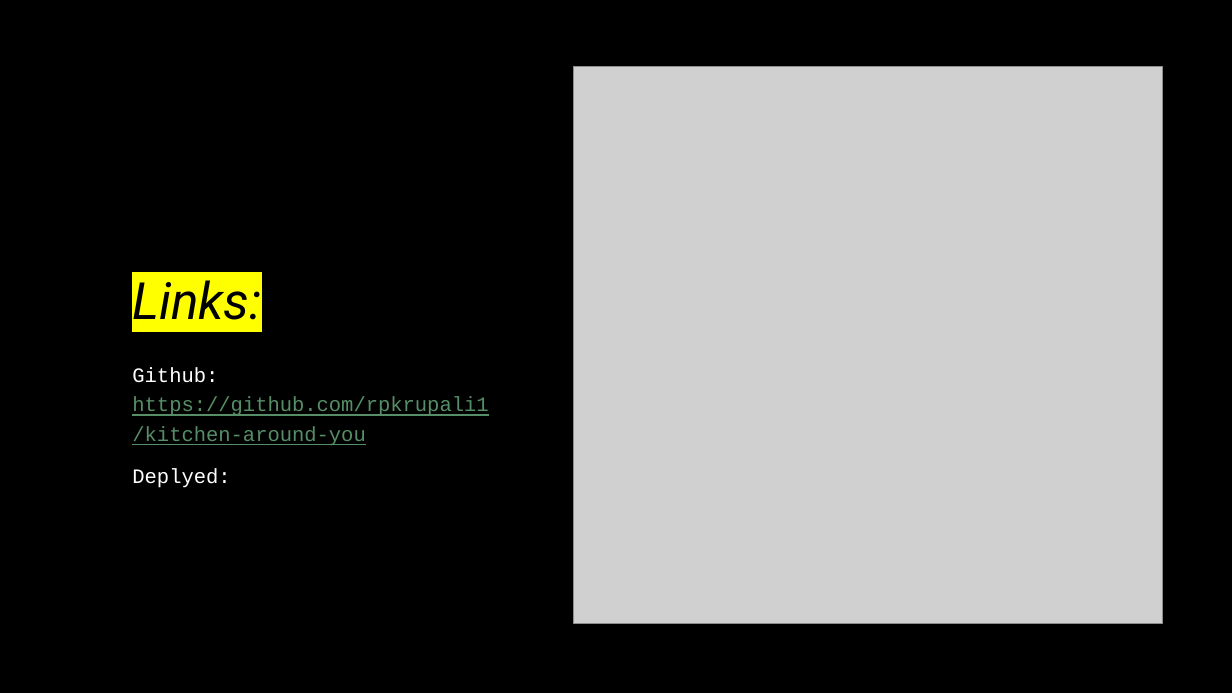
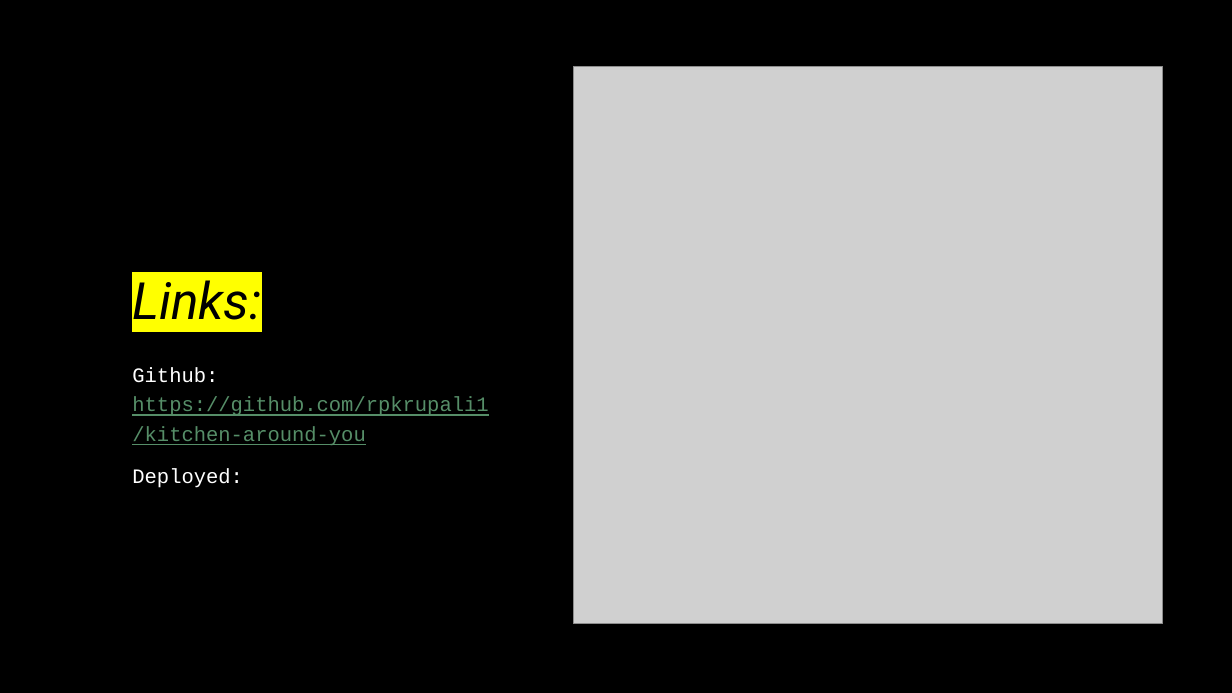
Before and after one commit to rpkrupali1/kitchen-around-you, a slide deck: slide 9 of presentation/kitchen-around-you presentation.pptx. Drawn at 1232x693 pixels with LibreOffice and Linux fonts; fonts in the diff are those of the drawing; grey boxes stand for pictures. Boxes give left, top, right and bottom in pixels: in the first picture for what was removed or moved away, otherwise in the second. Text is boxed around its words. In the diff, an @@ line names an element or a change of style, - is before the commit and + after.

```diff
--- a/presentation/kitchen-around-you presentation.pptx
+++ b/presentation/kitchen-around-you presentation.pptx
@@ text at box(132, 469, 243, 488): text changed @@
-Deplyed:
+Deployed:
```
Also in this commit, not shown: 3 other slides changed, 1 other file.
